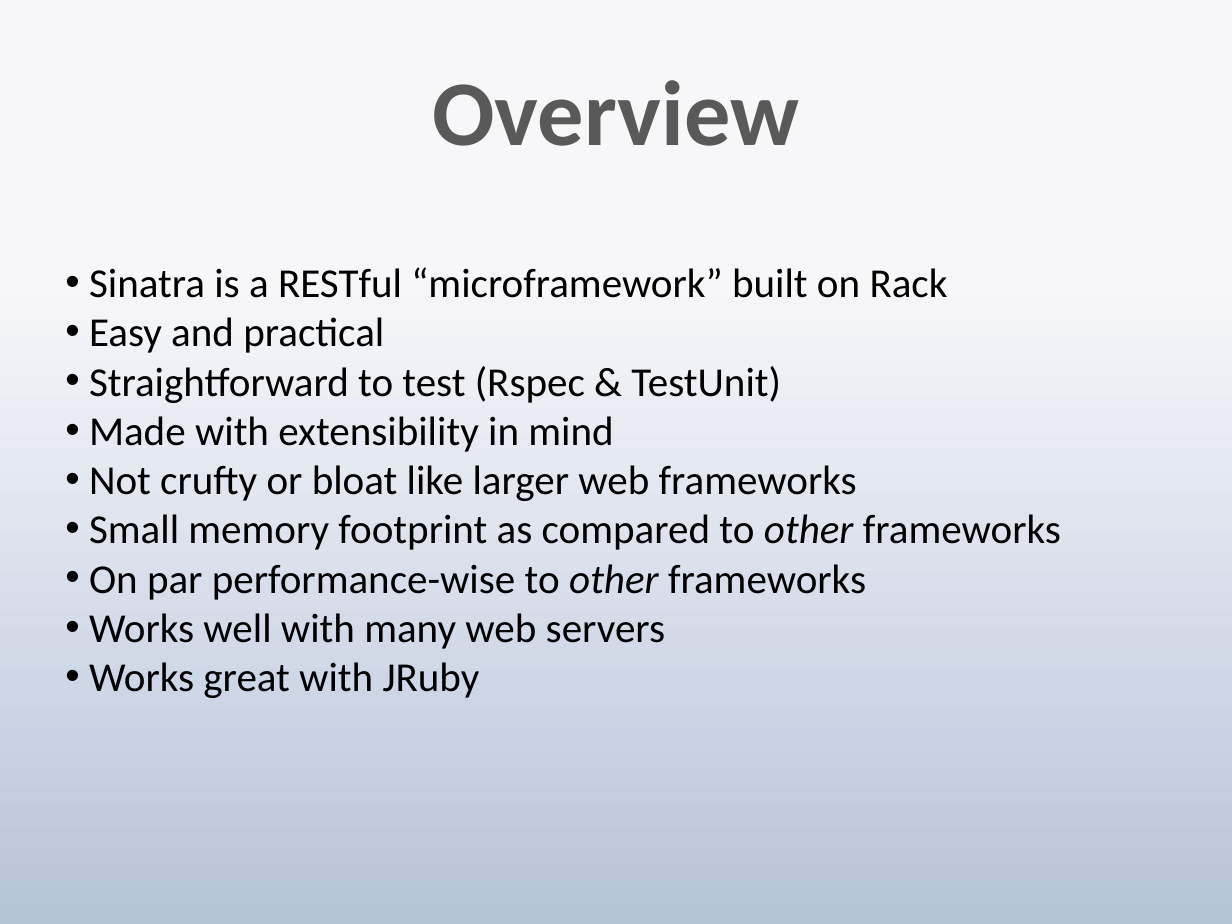
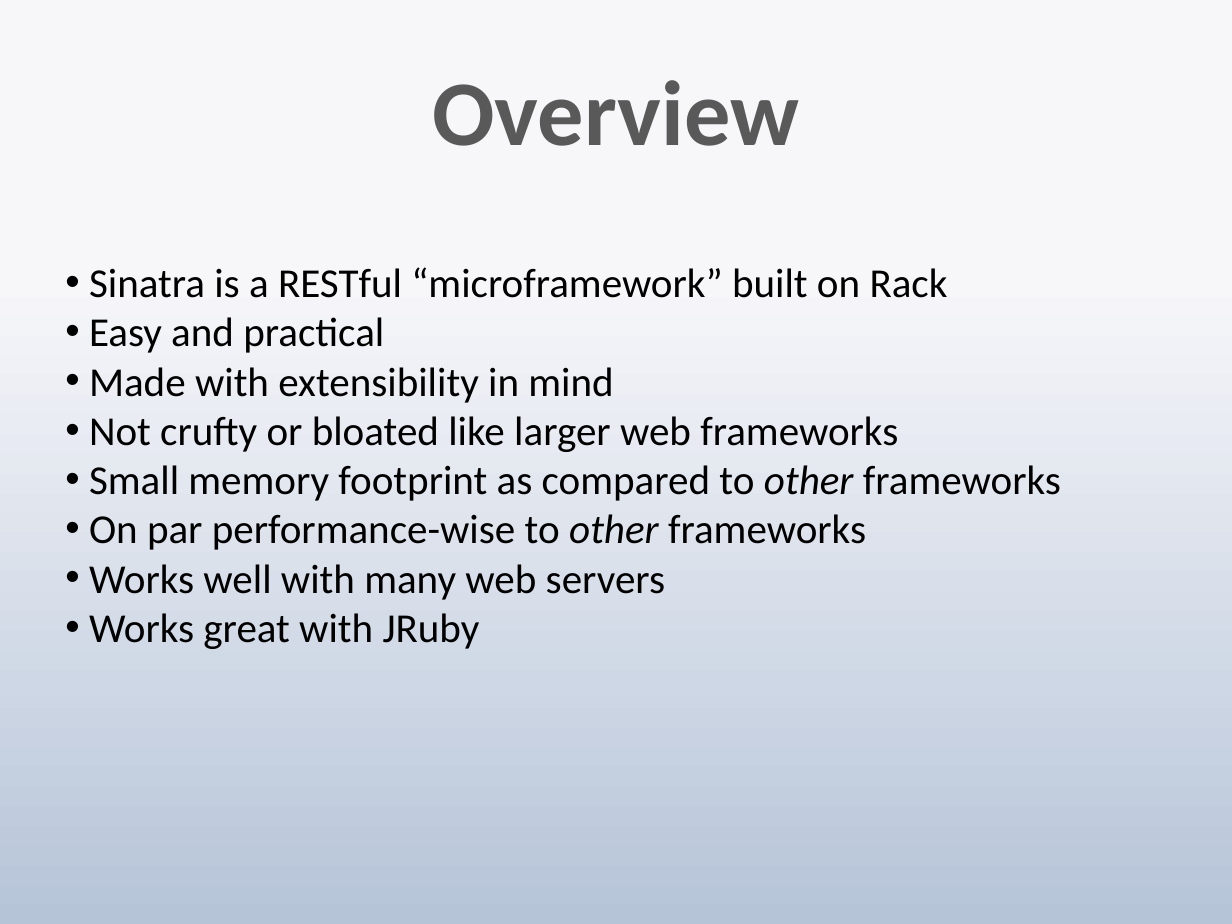
Before and after one commit to techwhizbang/sinatra_slideshow, a slide deck: slide 3 of sinatra.pptx. Drawn at 1232x924 pixels with LibreOffice and Linux fonts; fonts in the diff are those of the drawing. Boxes give left, top, right and bottom in pixels: in the first picture for what was removed or moved away, otherwise in the second. Text is boxed around its words. In the diff, an @@ line names an element or a change of style, - is before the commit and + after.

```diff
--- a/sinatra.pptx
+++ b/sinatra.pptx
@@ text at [89,366,781,403]: paragraph removed @@
-• Straightforward to test (Rspec & TestUnit)
@@ text at [89,416,898,452]: text changed @@
-• Not crufty or bloat like larger web frameworks
+• Not crufty or bloated like larger web frameworks
```
Also in this commit, not shown: 1 other slide changed, 9 slides added, 1 slide removed.
